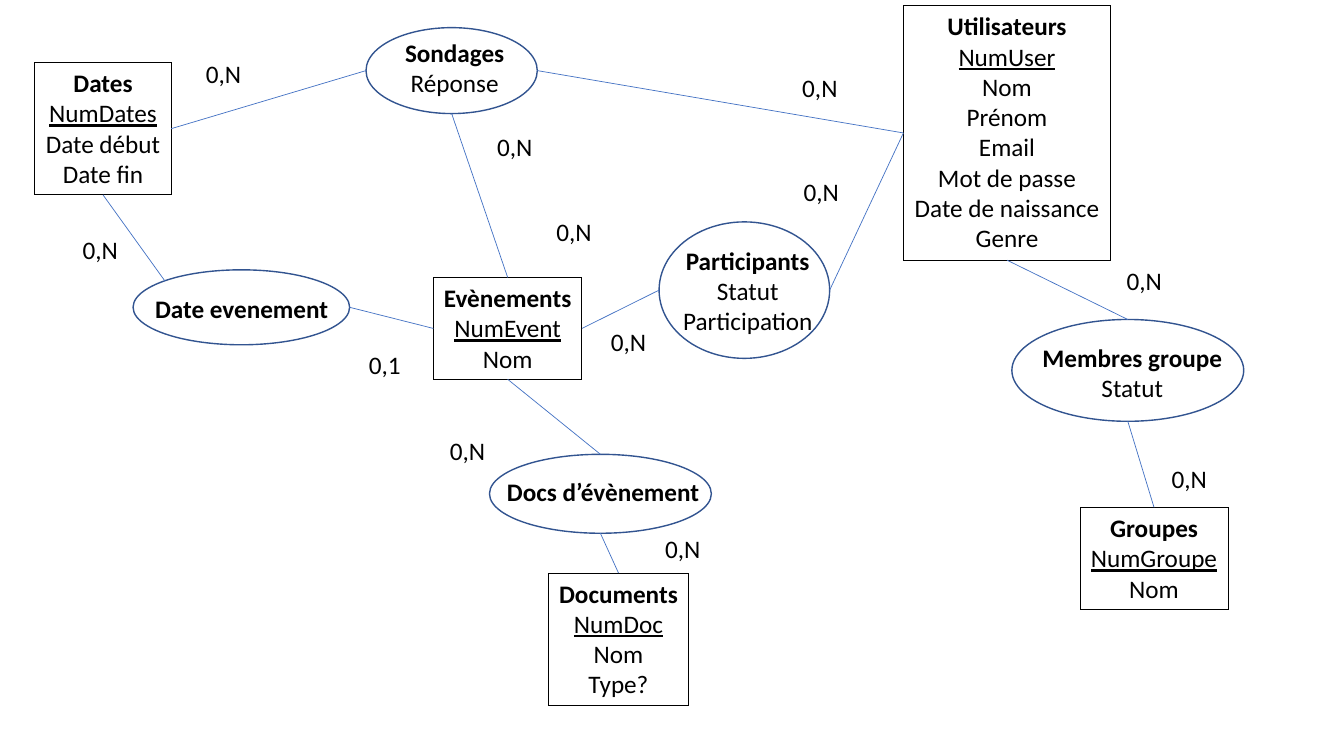
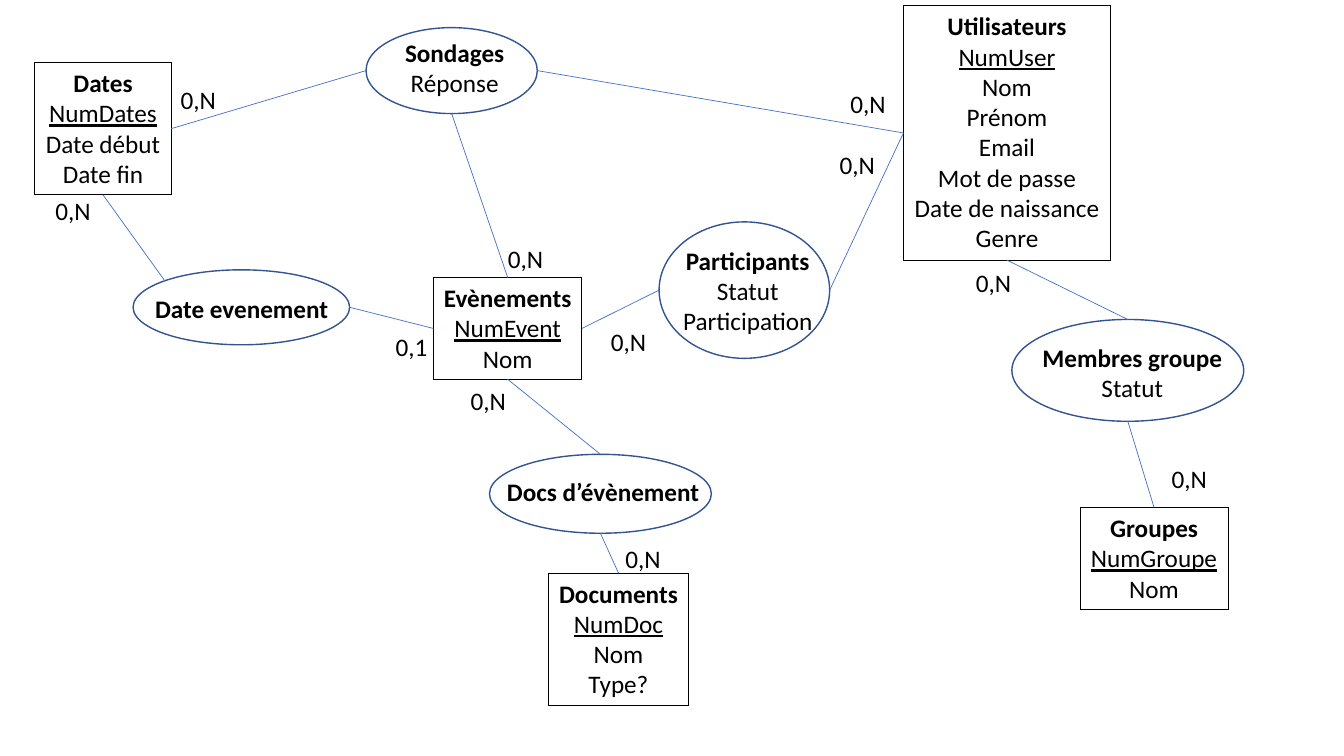
Before and after one commit to remicorne/ProjetPlanificateurEvenements, a slide deck: slide 1 of base de données.pptx. Drawn at 1344x756 pixels with LibreOffice and Linux fonts; fonts in the diff are those of the drawing. Boxes give left, top, right and bottom in pixels: in the first picture for what was removed or moved away, otherwise in the second. Text is boxed around its words. In the diff, an @@ line names an element or a change of style, - is before the commit and + after.

```diff
--- a/base de données.pptx
+++ b/base de données.pptx
@@ text "0,N": place and size @@
-text "0,N" at [206,66,241,86]
+text "0,N" at [181,92,216,112]
@@ text "0,N": place and size @@
-text "0,N" at [802,80,837,100]
+text "0,N" at [850,96,885,116]
@@ text removed at [497,139,532,159] @@
-0,N
@@ text "0,N": place and size @@
-text "0,N" at [804,184,839,204]
+text "0,N" at [840,157,875,177]
@@ text "0,N": place and size @@
-text "0,N" at [83,242,118,262]
+text "0,N" at [55,203,90,223]
@@ text "0,N": place and size @@
-text "0,N" at [556,224,591,244]
+text "0,N" at [508,251,543,271]
@@ text "0,N": place and size @@
-text "0,N" at [1127,273,1162,293]
+text "0,N" at [976,275,1011,295]
@@ text "0,1": place and size @@
-text "0,1" at [369,357,401,377]
+text "0,1" at [396,339,428,359]
@@ text "0,N": place and size @@
-text "0,N" at [450,443,485,463]
+text "0,N" at [471,393,506,413]
@@ text "0,N": place and size @@
-text "0,N" at [665,541,700,561]
+text "0,N" at [625,551,660,574]
```
Also in this commit, not shown: 6 other files.
